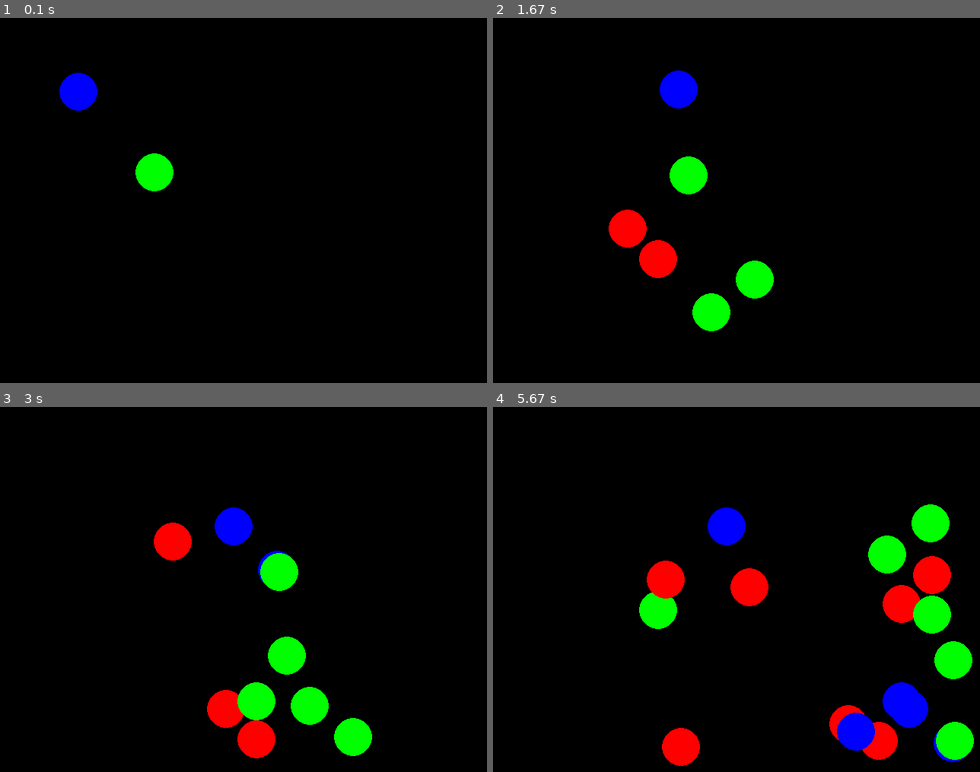
Above: before the commit, frames 1-4 (two rows, left to right).
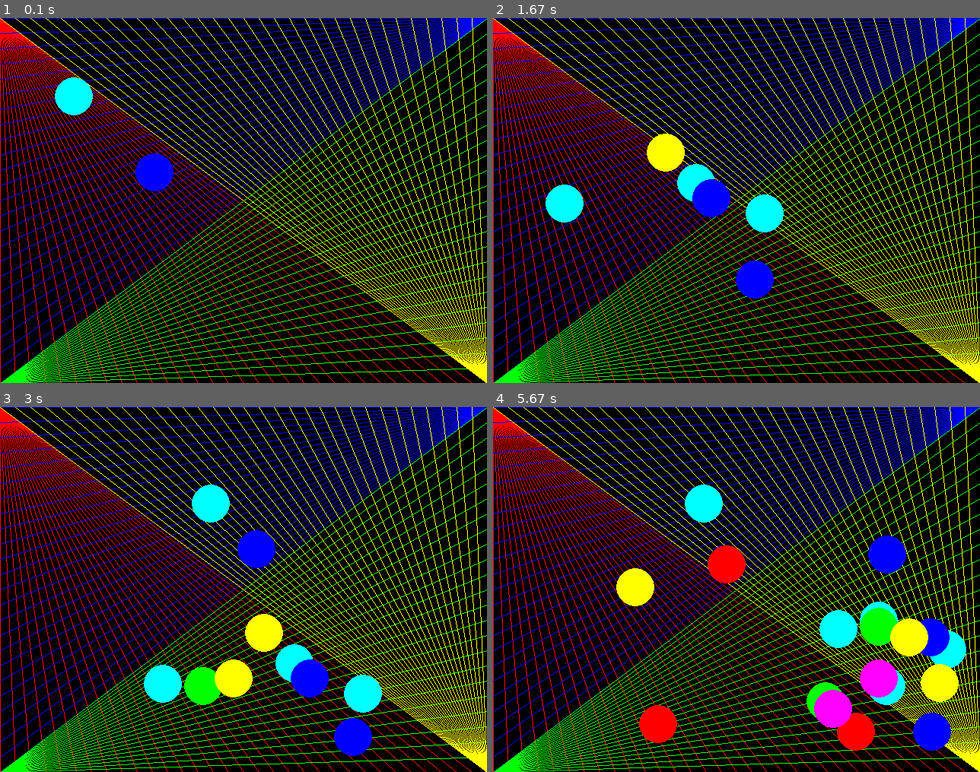
Above: after the commit, the same moments.

Repository: CR4SH-KILL3R/Pygame_Projects
Game: pygame game, started from random_balls.py
The game is run twice, just before and just after one commit, with the same random seed, the same clock (stepped at 60 frames per second) and the same inputs.
Inputs:
- Up to frame 1 (0.1 s): no input
- Up to frame 2 (1.67 s): no input
- Up to frame 3 (3 s): no input
- Up to frame 4 (5.67 s): no input

The runs differ from the first frame. In frame 1, 20% of the frame differs, in the area x 0-100%, y 0-100%; in frame 2, 24%; in frame 3, 27%; in frame 4, 32%.

Commit message:
Changed the background
Background now includes a colourful pattern

Diff:
--- a/random_balls.py
+++ b/random_balls.py
@@ -1,32 +1,51 @@
+"""
+This is a PyGame application Developed by Fahim Karim
+Last Update -- 29.06.2017 @ 1:45 PM (IST)
+"""
 import pygame
 import random
 
 pygame.init()
+#for crytographically secure random
 secure = random.SystemRandom()
 
+#function for generating surface of a given color
 def create_block(red,green,blue):
     background = pygame.Surface(screen.get_size())
     background.fill((red,green,blue))
     background = background.convert()
     return background
 
-direction=[1,2,3,4]
+#directions list
+direction=[1,2,3,4,2,3,4]
+#positions list
 positions = [100,150,200,250,300]
-colors = [(255,0,0),(0,255,0),(0,0,255)]
+#colors list
+colors = [(255,0,0),(0,255,0),(0,0,255),(255,255,0),(255,0,255),(0,255,255)]
+
+#setting up the screen
 screen = pygame.display.set_mode((640,480))
 backBlock = create_block(0,0,0)
 ball=[[100,100,1,secure.choice(colors)],[200,200,1,secure.choice(colors)]]
 screen.blit(backBlock,(0,0))
+#for mainloop
 mainloop = True
+
+#for showing fps and up-time
 clock = pygame.time.Clock()
 FPS = 30
 playtime = 0.0
+
 i=1
+
 while mainloop:
+    #displaying the fps and playtime
     milliseconds = clock.tick(FPS)
     playtime += milliseconds/1000.0
     text = "FPS: {0:.2f}   Playtime: {1:.2f}".format(clock.get_fps(), playtime)
     pygame.display.set_caption(text)
+
+    #to exit the application
     for event in pygame.event.get():
         if event.type == pygame.QUIT:
             mainloop = False
@@ -34,9 +53,23 @@
             if event.key == pygame.K_ESCAPE:
                 print("Escape Key pressed")
                 mainloop = False
+    #surface onto which everything will be drawn
     bb = create_block(0,0,0)
+    #background pattern
+    for point in range(0,641,20):
+        pygame.draw.line(bb,(255,0,0),(0,0),(point,480),1)
+    for point in range(0,481,20):
+        pygame.draw.line(bb,(0,0,255),(640,0),(0,point),1)
+    for point in range (0,480,20):
+        pygame.draw.line(bb,(0,255,0),(0,480),(640,point),1)
+    for point in range(0,640,20):
+        pygame.draw.line(bb,(255,255,0),(640,480),(point,0),1)
+
+    #to add balls after intervals
     if (i%10) == 0 and i < 1000:
         ball.append([secure.choice(positions),secure.choice(positions),1,secure.choice(colors)])
+
+    #balls and their movements
     for pos in ball:
         posX = pos[0]
         posY = pos[1]
@@ -92,8 +125,8 @@
                 pos[1] -= 3
                 curr=2
             else:
-                pos[0] -= 1
-                pos[1] -= 1
+                pos[0] -= 3
+                pos[1] -= 3
                 curr=3
         else:
             if curr == 1:
@@ -108,8 +141,10 @@
             elif curr == 4:
                 pos[0] -= 3
                 pos[1] += 3
+        #draw the ball to the surface
         pygame.draw.circle(bb,pos[3],(posX,posY),25)
         pos[2] = curr
+    #blitting and refreshing the screen
     screen.blit(bb,(0,0))
     pygame.display.flip()
     i +=1
